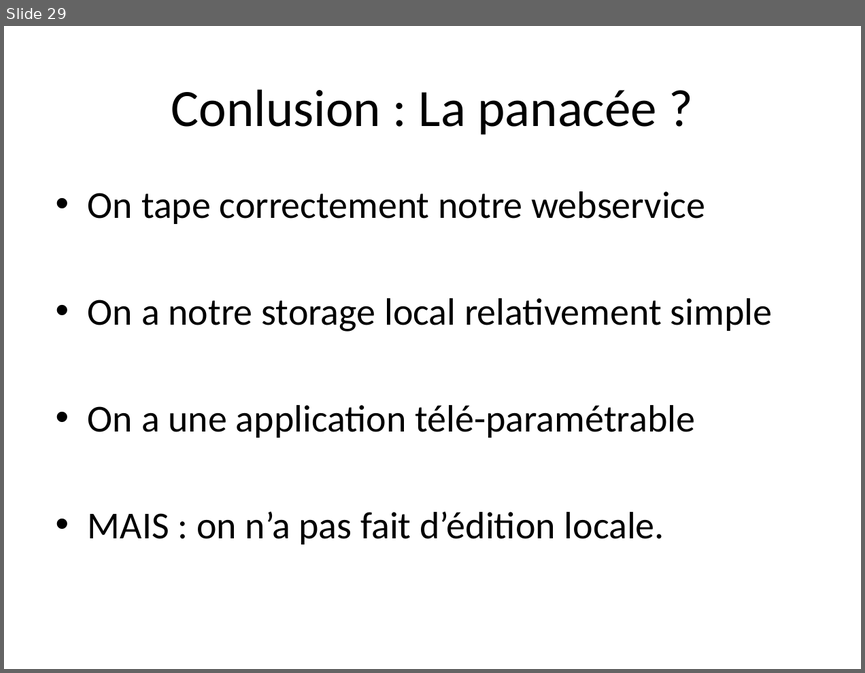
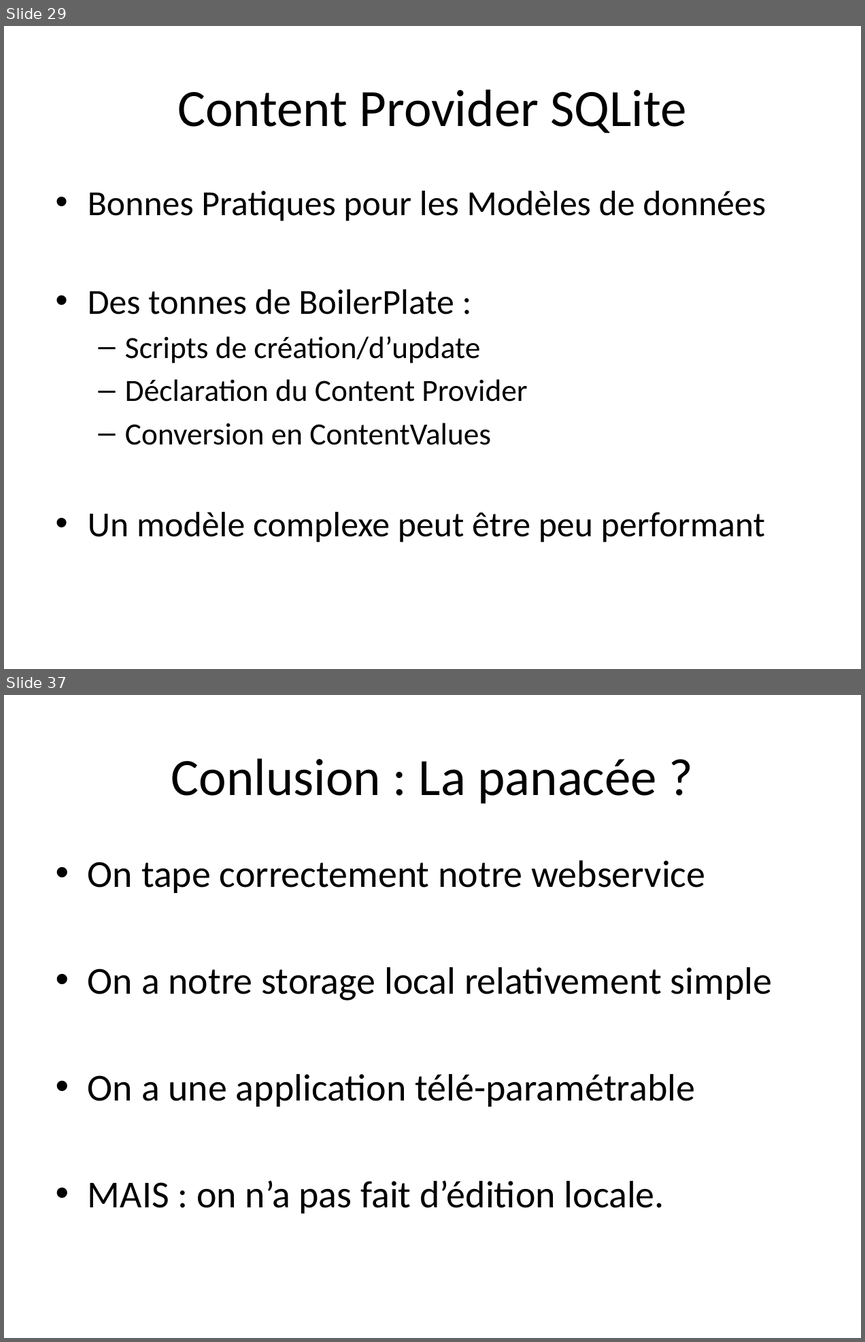
Before and after one commit to TheCopycat/protobuf-powered-android, a slide deck: protobuf-powered.pptx. Shown one above the other, each under a label of ours: slide 29 before the commit, slides 29 and 37 after it; the slides between them are not shown. The pictures are 865x673 and 865x1342 pixels, drawn with LibreOffice and Linux fonts; fonts in the diff are those of the drawing. Boxes give left, top, right and bottom in pixels: in the first picture for what was removed or moved away, otherwise in the second. Text is boxed around its words. In the diff, an @@ line names an element or a change of style, - is before the commit and + after.

```diff
--- a/protobuf-powered.pptx
+++ b/protobuf-powered.pptx
@@ slide 29 added at (4, 26, 861, 669), background #FFFFFF @@
@@ title added at (177, 89, 686, 133), 44 pt, text #000000 @@
+Content Provider SQLite
@@ text added at (88, 191, 766, 542), 29.6 pt, text #000000 @@
+• Bonnes Pratiques pour les Modèles de données
+• Des tonnes de BoilerPlate :
+  – Scripts de création/d’update
+  – Déclaration du Content Provider
+  – Conversion en ContentValues
+• Un modèle complexe peut être peu performant
@@ what was slide 29 is now slide 37 @@
```
Also in this commit, not shown: 1 slide changed, 7 other slides added, 33 other files.
